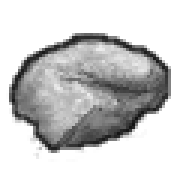
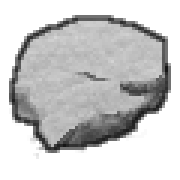
Layered file, before and after one edit (180x180). Changes by layer:
added layer "snow line" above "snow" over left=9, top=15, right=171, bottom=153
added layer "snow" above "line" over left=12, top=18, right=168, bottom=150
hid "line" over left=6, top=33, right=171, bottom=162
